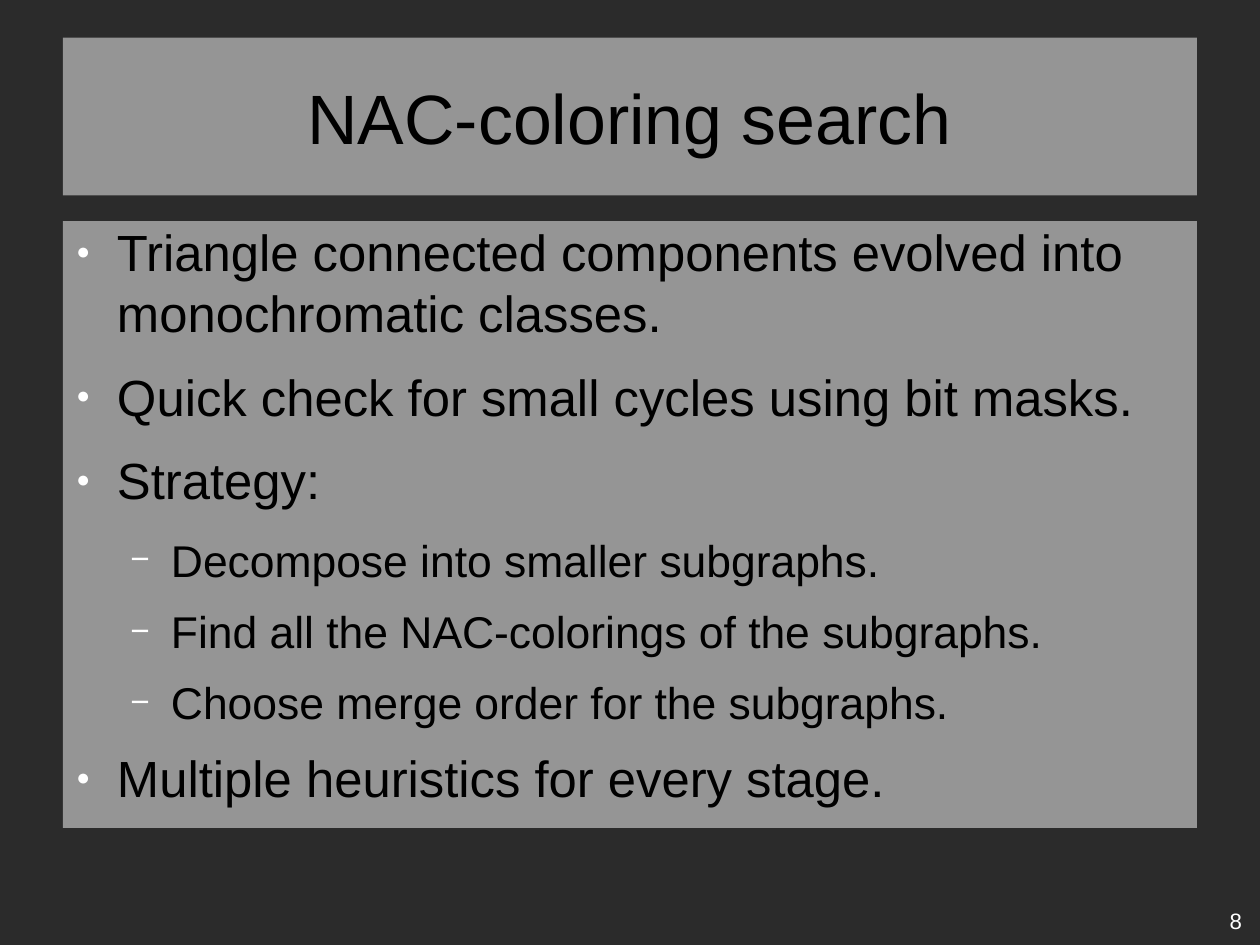
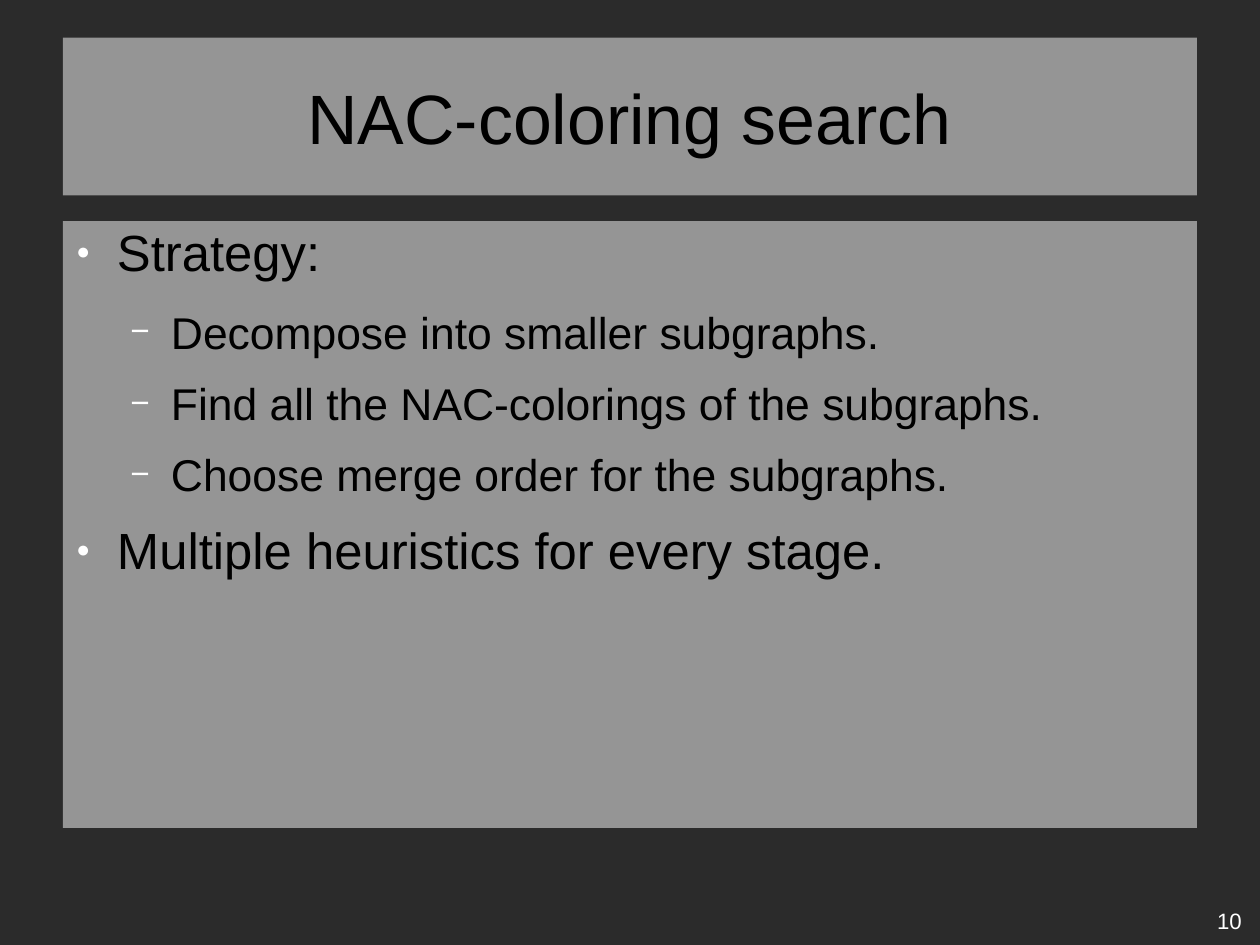
Before and after one commit to Lastaapps/bc_thesis, a slide deck: slide 10 of presentation_01.odp (slide 8 before the commit). Drawn at 1260x945 pixels with LibreOffice and Linux fonts; fonts in the diff are those of the drawing; background and template pictures are left out; a plain dark background stands for a picture behind light text. Boxes give left, top, right and bottom in pixels: in the first picture for what was removed or moved away, otherwise in the second. Text is boxed around its words. In the diff, an @@ line names an element or a change of style, - is before the commit and + after.

```diff
--- a/presentation_01.odp
+++ b/presentation_01.odp
@@ text at bbox=[117, 234, 1133, 426]: paragraphs removed @@
-● Triangle connected components evolved into monochromatic classes.
-● Quick check for small cycles using bit masks.
@@ page number at bbox=[1217, 913, 1242, 929]: text changed @@
-8
+10
```
Also in this commit, not shown: 9 other slides changed, 2 slides added, 12 other files.
